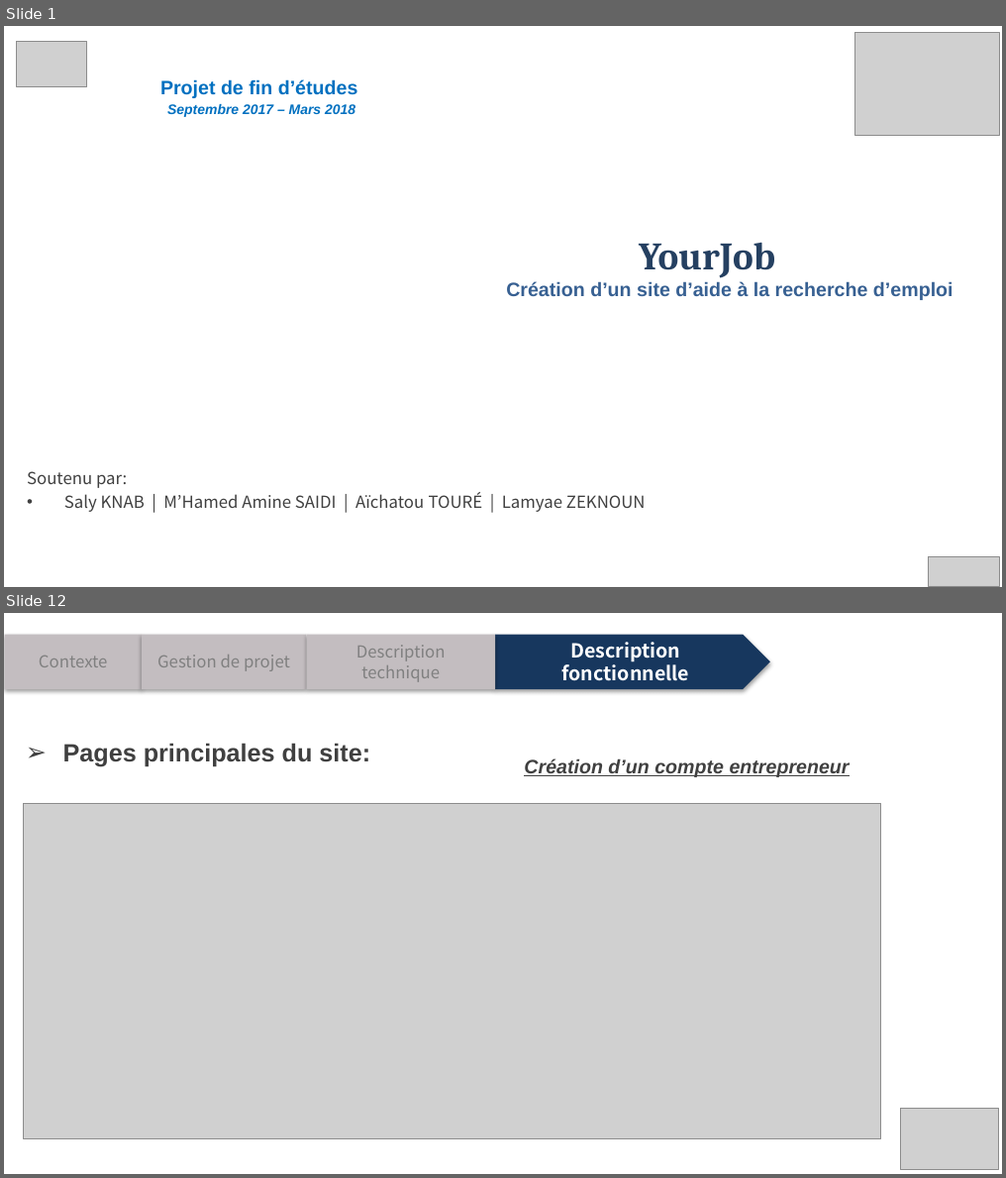
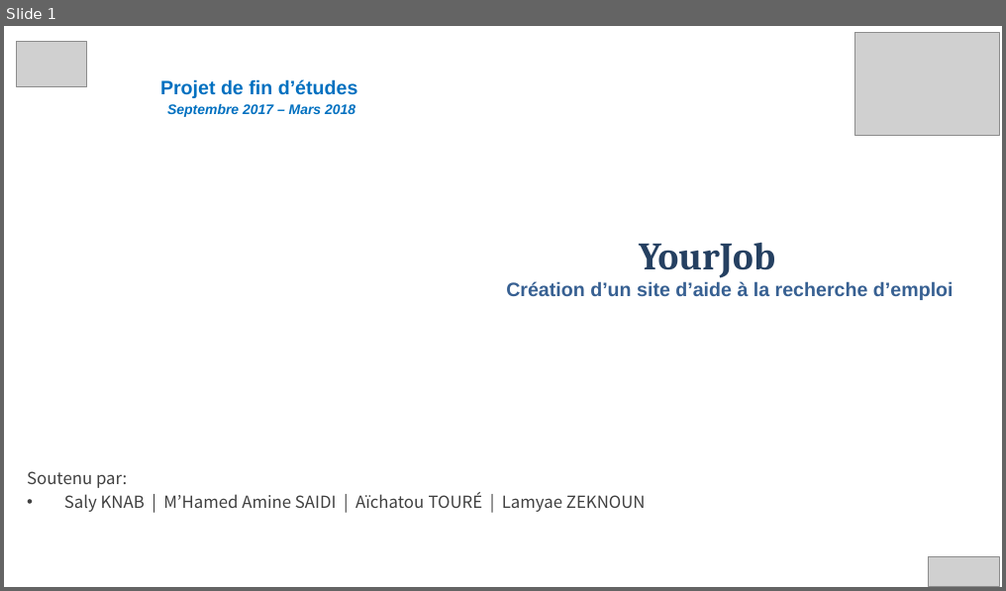
Before and after one commit to zeknoun/yourjob1, a slide deck: Presentation_projet.pptx. Shown one above the other, each under a label of ours: slides 1 and 12 before the commit, slide 1 after it; the slides between them are not shown. The pictures are 1006x1178 and 1006x591 pixels, drawn with LibreOffice and Linux fonts; fonts in the diff are those of the drawing; grey boxes stand for pictures; background and template pictures are left out. Boxes give left, top, right and bottom in pixels: in the first picture for what was removed or moved away, otherwise in the second. Text is boxed around its words. In the diff, an @@ line names an element or a change of style, - is before the commit and + after.

```diff
--- a/Presentation_projet.pptx
+++ b/Presentation_projet.pptx
@@ slide 12 removed at bbox=[4, 613, 1002, 1174], background picture (left out) @@
@@ pentagon arrow removed at bbox=[5, 634, 142, 689] @@
-Contexte
@@ pentagon arrow removed at bbox=[142, 634, 306, 689] @@
-Gestion de projet
@@ pentagon arrow removed at bbox=[306, 634, 495, 689] @@
-Description technique
@@ pentagon arrow removed at bbox=[495, 634, 770, 689] @@
-Description fonctionnelle
@@ title removed at bbox=[63, 743, 370, 767] @@
-➢ Pages principales du site:
@@ text removed at bbox=[524, 759, 849, 777] @@
-Création d’un compte entrepreneur
@@ picture removed at bbox=[24, 804, 881, 1139] @@
@@ picture removed at bbox=[900, 1108, 998, 1168] @@
```
Also in this commit, not shown: 9 slides changed, 5 slides added, 5 other slides removed.
